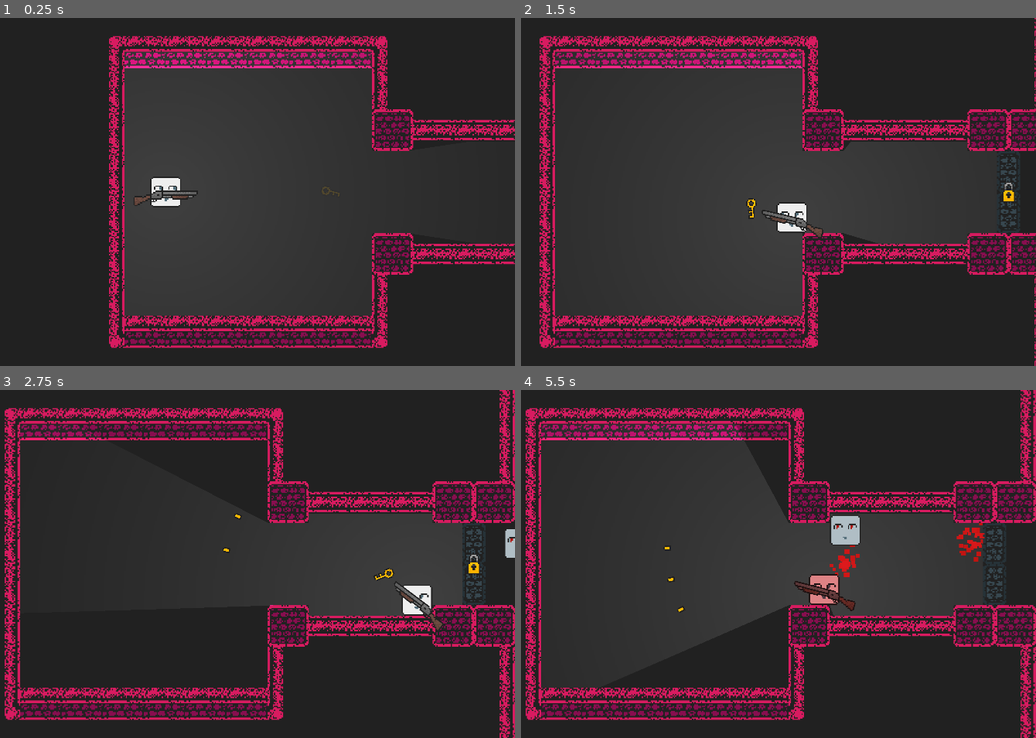
Above: before the commit, frames 1-4 (two rows, left to right).
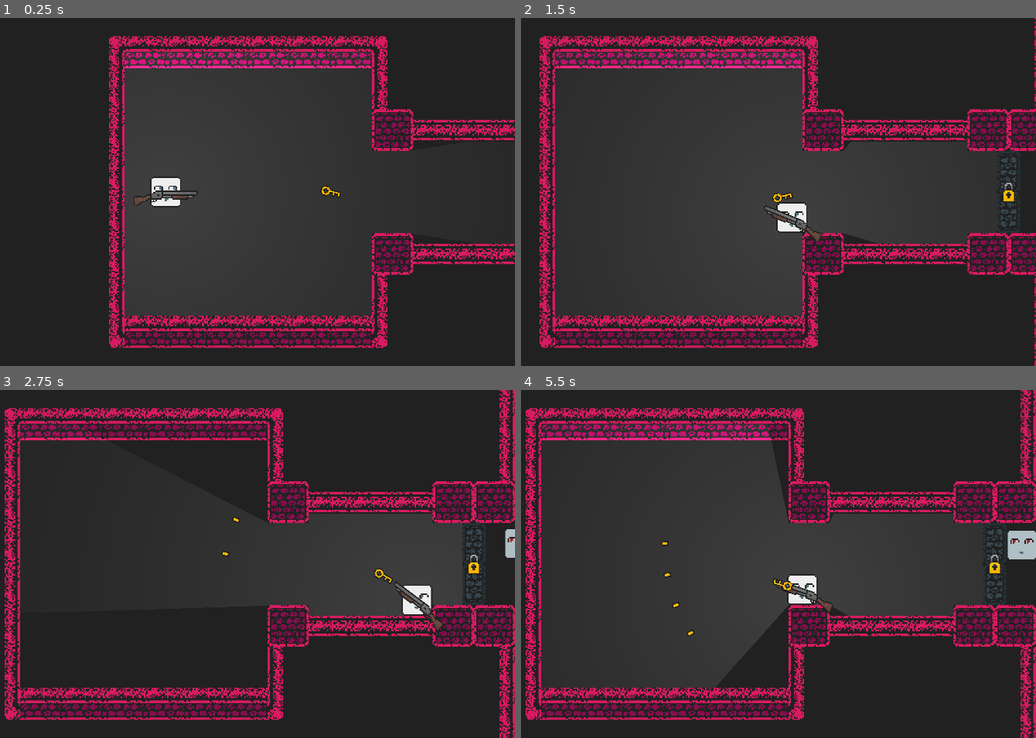
Above: after the commit, the same moments.

Repository: desyatkoff/shapekilla
Game: Godot game, scene res://world.tscn
The game is run twice, just before and just after one commit, with the same random seed, the same clock (stepped at 60 frames per second) and the same inputs.
Inputs (mouse positions are in pixels of both pictures, inside the frame that each line leads up to):
- Up to frame 1 (0.25 s): no input
- Up to frame 2 (1.5 s): tap Enter at 0.5 s; move the mouse to (860, 174) at 0.52 s; hold D (right) 0.53-1.28 s; click (860, 174) at 0.6 s; tap Q (drop, bound only after the commit) at 0.8, 1.35 s; move the mouse to (603, 209) at 1.27 s; hold S (down) from 1.28 s (still down)
- Up to frame 3 (2.75 s): tap E (use, bound only after the commit) at 1.55, 2.1 s; move the mouse to (267, 487) at 2.02 s; release S (down) at 2.03 s; hold D (right) from 2.03 s (still down); click (267, 487) at 2.3 s
- Up to frame 4 (5.5 s): move the mouse to (696, 633) at 2.77 s; release D (right) at 2.78 s; hold W (up) 2.78-3.53 s; click (696, 633) at 2.85 s; tap Q (drop, bound only after the commit) at 3.05, 3.6, 5.3 s; move the mouse to (912, 616) at 3.52 s; hold A (left) 3.53-5.03 s; tap E (use, bound only after the commit) at 3.8, 4.35 s; move the mouse to (541, 511) at 4.27 s; click (541, 511) at 4.55 s; move the mouse to (757, 564) at 5.02 s; hold S (down) from 5.03 s (still down); click (757, 564) at 5.1 s

The runs differ from the first frame. In frame 1, less than 0.1% of the frame differs, in the area x 62-67%, y 48-52%; in frame 2, 0.5%; in frame 3, 0.1%; in frame 4, 3.0%, in the area x 27-100%, y 10-74%.

Commit message:
feat: items class, items drop/use, + other changes

Diff:
--- a/character.tscn
+++ b/character.tscn
@@ -16,6 +16,8 @@
 [node name="Body" type="Sprite2D" parent="." unique_id=2120351308]
 light_mask = 0
 
+[node name="WeaponSlot" type="Node2D" parent="." unique_id=1732380290]
+
 [node name="CollisionShape2D" type="CollisionShape2D" parent="." unique_id=720041274]
 shape = SubResource("RectangleShape2D_pjt0s")
 
--- a/doors.gd
+++ b/doors.gd
@@ -78,17 +78,10 @@
 	tween.tween_property(door0, "position:y", door0_y, move_time)
 	tween.parallel().tween_property(door1, "position:y", door1_y, move_time)
 
-func _on_character_detector_body_entered(body: Node2D) -> void:
+func _on_detector_body_entered(body: Node2D) -> void:
+	if body is Character and not is_locked:
+		open()
+
+func _on_detector_body_exited(body: Node2D) -> void:
 	if body is Character:
-		if body is Player:
-			for child in body.get_children():
-				if child is Key and is_locked:
-					child.queue_free()
-					unlock()
-
-		if not is_locked and not is_open:
-			open()
-
-func _on_character_detector_body_exited(body: Node2D) -> void:
-	if body is Character and is_open:
 		close()
--- a/doors.tscn
+++ b/doors.tscn
@@ -49,11 +49,11 @@
 visible = false
 texture = ExtResource("3_cb6k2")
 
-[node name="CharacterDetector" type="Area2D" parent="." unique_id=1726779399]
-collision_mask = 7
+[node name="Detector" type="Area2D" parent="." unique_id=1726779399]
+collision_mask = 23
 
-[node name="CollisionShape2D" type="CollisionShape2D" parent="CharacterDetector" unique_id=1718209461]
+[node name="CollisionShape2D" type="CollisionShape2D" parent="Detector" unique_id=1718209461]
 shape = SubResource("RectangleShape2D_cb6k2")
 
-[connection signal="body_entered" from="CharacterDetector" to="." method="_on_character_detector_body_entered"]
-[connection signal="body_exited" from="CharacterDetector" to="." method="_on_character_detector_body_exited"]
+[connection signal="body_entered" from="Detector" to="." method="_on_detector_body_entered"]
+[connection signal="body_exited" from="Detector" to="." method="_on_detector_body_exited"]
--- a/enemy_character.tscn
+++ b/enemy_character.tscn
@@ -8,10 +8,10 @@
 collision_mask = 7
 script = ExtResource("2_10xie")
 
-[node name="NavigationAgent2D" type="NavigationAgent2D" parent="." index="2" unique_id=1852310886]
+[node name="NavigationAgent2D" type="NavigationAgent2D" parent="." index="3" unique_id=1852310886]
 path_postprocessing = 1
 
-[node name="NavigationTimer" type="Timer" parent="." index="3" unique_id=1724313359]
+[node name="NavigationTimer" type="Timer" parent="." index="4" unique_id=1724313359]
 wait_time = 0.5
 autostart = true
 
--- /dev/null
+++ b/item.gd
@@ -0,0 +1,58 @@
+extends Node2D
+class_name Item
+
+@onready var sprite = $Sprite
+@onready var hitbox = $Hitbox
+
+@onready var items_container = get_tree().current_scene.get_node("ItemsContainer")
+
+var item_owner: Player
+
+var tween: Tween
+
+func _ready() -> void:
+	if tween and tween.is_running():
+		tween.kill()
+
+	sprite.self_modulate = Color.TRANSPARENT
+
+	tween = create_tween()
+	tween.set_trans(Tween.TRANS_SINE)
+	tween.set_ease(Tween.EASE_IN_OUT)
+	tween.tween_property(sprite, "self_modulate", Color.WHITE, 0.25)
+
+func _process(delta: float) -> void:
+	rotate(delta)
+
+	if item_owner:
+		global_position = global_position.move_toward(
+			item_owner.item_slot.global_position + item_owner.item_slot.global_transform.x * 32,
+			32.0 * delta
+		)
+
+func _on_hitbox_body_entered(body: Node2D) -> void:
+	if body is Player and not body.item:
+		item_owner = body
+		item_owner.item = self
+
+		call_deferred("reparent", body.item_slot)
+
+func drop() -> void:
+	item_owner.item = null
+	item_owner = null
+
+	call_deferred("reparent", items_container)
+
+func use() -> void:
+	if tween and tween.is_running():
+		tween.kill()
+
+	tween = create_tween()
+	tween.set_trans(Tween.TRANS_SINE)
+	tween.set_ease(Tween.EASE_IN_OUT)
+	tween.tween_property(sprite, "self_modulate", Color.TRANSPARENT, 0.25)
+
+	item_owner.item = null
+	item_owner = null
+
+	queue_free()
--- /dev/null
+++ b/item.tscn
@@ -0,0 +1,17 @@
+[gd_scene format=3 uid="uid://l2mfkmpjnyar"]
+
+[ext_resource type="Script" uid="uid://ch60iu85jug2c" path="res://item.gd" id="1_tnite"]
+
+[node name="Item" type="Node2D" unique_id=23840998]
+script = ExtResource("1_tnite")
+
+[node name="Sprite" type="Sprite2D" parent="." unique_id=1005126698]
+light_mask = 0
+
+[node name="Hitbox" type="Area2D" parent="." unique_id=2015985157]
+collision_layer = 16
+collision_mask = 3
+
+[node name="CollisionShape2D" type="CollisionShape2D" parent="Hitbox" unique_id=1493202748]
+
+[connection signal="body_entered" from="Hitbox" to="." method="_on_hitbox_body_entered"]
--- a/key.gd
+++ b/key.gd
@@ -1,20 +1,18 @@
-extends Sprite2D
+extends Item
 class_name Key
 
-func _ready() -> void:
-	self_modulate = Color.TRANSPARENT
+func use() -> void:
+	for area in hitbox.get_overlapping_areas():
+		if area.get_parent() is Doors:
+			if tween and tween.is_running():
+				tween.kill()
 
-	var tween = create_tween()
-	tween.set_trans(Tween.TRANS_SINE)
-	tween.set_ease(Tween.EASE_IN_OUT)
-	tween.tween_property(self, "self_modulate", Color.WHITE, 1)
+			tween = create_tween()
+			tween.set_trans(Tween.TRANS_SINE)
+			tween.set_ease(Tween.EASE_IN_OUT)
+			tween.tween_property(sprite, "self_modulate", Color.TRANSPARENT, 0.25)
 
-func _process(delta: float) -> void:
-	rotate(delta)
+			area.get_parent().unlock()
+			area.get_parent().open()
 
-	if get_parent() is Player:
-		position = get_parent().weapon.sprite.transform.x.normalized() * 32
-
-func _on_hitbox_body_entered(body: Node2D) -> void:
-	if body is Player:
-		call_deferred("reparent", body)
+			tween.finished.connect(queue_free)
--- a/key.tscn
+++ b/key.tscn
@@ -1,21 +1,17 @@
 [gd_scene format=3 uid="uid://b72872psfpjl0"]
 
+[ext_resource type="PackedScene" uid="uid://l2mfkmpjnyar" path="res://item.tscn" id="1_p0yg6"]
 [ext_resource type="Texture2D" uid="uid://cdt181rywfujr" path="res://key.png" id="1_up4cr"]
-[ext_resource type="Script" uid="uid://s88pfoaubvam" path="res://key.gd" id="2_p0yg6"]
+[ext_resource type="Script" uid="uid://5obb4sy2npwd" path="res://key.gd" id="2_p0yg6"]
 
-[sub_resource type="RectangleShape2D" id="RectangleShape2D_p0yg6"]
+[sub_resource type="RectangleShape2D" id="RectangleShape2D_krfvd"]
 size = Vector2(16, 8)
 
-[node name="Key" type="Sprite2D" unique_id=239523185]
-light_mask = 0
-texture = ExtResource("1_up4cr")
+[node name="Key" unique_id=23840998 instance=ExtResource("1_p0yg6")]
 script = ExtResource("2_p0yg6")
 
-[node name="Hitbox" type="Area2D" parent="." unique_id=545606554]
-collision_layer = 16
-collision_mask = 19
+[node name="Sprite" parent="." index="0" unique_id=1005126698]
+texture = ExtResource("1_up4cr")
 
-[node name="CollisionShape2D" type="CollisionShape2D" parent="Hitbox" unique_id=195608913]
-shape = SubResource("RectangleShape2D_p0yg6")
-
-[connection signal="body_entered" from="Hitbox" to="." method="_on_hitbox_body_entered"]
+[node name="CollisionShape2D" parent="Hitbox" parent_id_path=PackedInt32Array(2015985157) index="0" unique_id=1493202748]
+shape = SubResource("RectangleShape2D_krfvd")
--- a/melee_combat.gd
+++ b/melee_combat.gd
@@ -2,6 +2,8 @@
 class_name MeleeCombat
 
 @onready var hitbox = $Hitbox
+
+@onready var debris_container = get_tree().current_scene.get_node("DebrisContainer")
 
 @onready var blood_scene = preload("res://blood_particles.tscn")
 
@@ -28,4 +30,4 @@
 					var blood_instance = blood_scene.instantiate()
 					blood_instance.global_position = body.global_position
 
-					get_tree().current_scene.get_node("Debris").add_child(blood_instance)
+					debris_container.add_child(blood_instance)
--- a/melee_enemy.tscn
+++ b/melee_enemy.tscn
@@ -14,7 +14,7 @@
 region_enabled = true
 region_rect = Rect2(0, 0, 32, 32)
 
-[node name="MeleeCombat" parent="Body" index="0" unique_id=760112493 instance=ExtResource("4_wh6ed")]
+[node name="MeleeCombat" parent="WeaponSlot" parent_id_path=PackedInt32Array(1732380290) index="0" unique_id=760112493 instance=ExtResource("4_wh6ed")]
 
-[node name="FiniteStateMachine" parent="." index="4" unique_id=1331044783]
+[node name="FiniteStateMachine" parent="." index="5" unique_id=1331044783]
 script = ExtResource("4_j2cp2")
--- a/player.gd
+++ b/player.gd
@@ -1,8 +1,11 @@
 extends Character
 class_name Player
 
+@onready var item_slot = $ItemSlot
 @onready var camera = $Camera2D
 @onready var light = $PointLight2D
+
+var item: Item
 
 func _process(delta: float) -> void:
 	health = clamp(health, 0, max_health)
@@ -16,7 +19,13 @@
 	weapon.sprite.rotation = lerp_angle(
 		weapon.sprite.rotation,
 		global_position.angle_to_point(get_global_mouse_position()),
-		10.0 * delta
+		8.0 * delta
+	)
+
+	item_slot.rotation = lerp_angle(
+		item_slot.rotation,
+		global_position.angle_to_point(get_global_mouse_position()),
+		4.0 * delta
 	)
 
 	var mouse_direction = (get_global_mouse_position() - global_position).normalized()
@@ -99,6 +108,12 @@
 	if Input.is_action_just_pressed("shoot"):
 		weapon.attack()
 
+	if Input.is_action_just_pressed("drop") and item:
+		item.drop()
+
+	if Input.is_action_just_pressed("use") and item:
+		item.use()
+
 func die() -> void:
 	fsm.set_state(fsm.states.dead)
 	body_sprite.region_rect = Rect2(32.0, 0.0, 32.0, 32.0)
--- a/player.tscn
+++ b/player.tscn
@@ -27,19 +27,21 @@
 region_enabled = true
 region_rect = Rect2(0, 0, 32, 32)
 
-[node name="Shotgun" parent="Body" index="0" unique_id=760112493 instance=ExtResource("4_sweqy")]
+[node name="Shotgun" parent="WeaponSlot" parent_id_path=PackedInt32Array(1732380290) index="0" unique_id=760112493 instance=ExtResource("4_sweqy")]
 position = Vector2(0, 5)
 
-[node name="Camera2D" type="Camera2D" parent="." index="2" unique_id=682037787]
+[node name="ItemSlot" type="Node2D" parent="." index="2" unique_id=1292593457]
+
+[node name="Camera2D" type="Camera2D" parent="." index="3" unique_id=682037787]
 zoom = Vector2(4, 4)
 limit_smoothed = true
 position_smoothing_enabled = true
 position_smoothing_speed = 4.0
 editor_draw_limits = true
 
-[node name="PointLight2D" type="PointLight2D" parent="." index="3" unique_id=1195821963]
+[node name="PointLight2D" type="PointLight2D" parent="." index="4" unique_id=1195821963]
 shadow_enabled = true
 texture = SubResource("GradientTexture2D_sweqy")
 
-[node name="FiniteStateMachine" parent="." index="4" unique_id=1331044783]
+[node name="FiniteStateMachine" parent="." index="6" unique_id=1331044783]
 script = ExtResource("4_hqtel")
--- a/project.godot
+++ b/project.godot
@@ -51,6 +51,16 @@
 "events": [Object(InputEventMouseButton,"resource_local_to_scene":false,"resource_name":"","device":-1,"window_id":0,"a …(258 unchanged characters)…
 ]
 }
+drop={
+"deadzone": 0.2,
+"events": [Object(InputEventKey,"resource_local_to_scene":false,"resource_name":"","device":-1,"window_id":0,"alt_pressed":false,"shift_pressed":false,"ctrl_pressed":false,"meta_pressed":false,"pressed":false,"keycode":0,"physical_keycode":81,"key_label":0,"unicode":113,"location":0,"echo":false,"script":null)
+]
+}
+use={
+"deadzone": 0.2,
+"events": [Object(InputEventKey,"resource_local_to_scene":false,"resource_name":"","device":-1,"window_id":0,"alt_pressed":false,"shift_pressed":false,"ctrl_pressed":false,"meta_pressed":false,"pressed":false,"keycode":0,"physical_keycode":69,"key_label":0,"unicode":101,"location":0,"echo":false,"script":null)
+]
+}
 
 [layer_names]
 
--- /dev/null
+++ b/projectile.gd
@@ -0,0 +1,46 @@
+extends Node2D
+class_name Projectile
+
+@onready var lifetime_timer = $LifetimeTimer
+
+@onready var debris_container = get_tree().current_scene.get_node("DebrisContainer")
+
+@onready var blood_scene = preload("res://blood_particles.tscn")
+
+var projectile_owner: Character
+var tween: Tween
+
+var damage: int
+
+func _ready() -> void:
+	lifetime_timer.wait_time = clamp(randf(), 0.25, 1)
+	lifetime_timer.start()
+
+func _process(delta: float) -> void:
+	move_local_x(320 * delta)
+
+func _on_hitbox_body_entered(body: Node2D) -> void:
+	if body != projectile_owner:
+		if body is Character:
+			body.health -= damage
+			body.velocity -= body.direction * 128
+
+			body.modulate = Color("#dd191d")
+
+			if tween and tween.is_running():
+				tween.kill()
+
+			tween = create_tween()
+			tween.set_trans(Tween.TRANS_SINE)
+			tween.set_ease(Tween.EASE_IN_OUT)
+			tween.tween_property(body, "modulate", Color.WHITE, 0.5)
+
+			var blood_instance = blood_scene.instantiate()
+			blood_instance.global_position = body.global_position
+
+			debris_container.add_child(blood_instance)
+		else:
+			queue_free()
+
+func _on_lifetime_timer_timeout() -> void:
+	queue_free()
--- /dev/null
+++ b/projectile.tscn
@@ -0,0 +1,22 @@
+[gd_scene format=3 uid="uid://thl2wr6hngl4"]
+
+[ext_resource type="Script" uid="uid://rm6xvl1oaphg" path="res://projectile.gd" id="1_a85iw"]
+
+[node name="Projectile" type="Node2D" unique_id=1269338056]
+script = ExtResource("1_a85iw")
+
+[node name="Sprite" type="Sprite2D" parent="." unique_id=2099972394]
+light_mask = 0
+
+[node name="Hitbox" type="Area2D" parent="." unique_id=536078275]
+collision_layer = 8
+collision_mask = 7
+
+[node name="CollisionShape2D" type="CollisionShape2D" parent="Hitbox" unique_id=626829708]
+
+[node name="LifetimeTimer" type="Timer" parent="." unique_id=1229854004]
+one_shot = true
+autostart = true
+
+[connection signal="body_entered" from="Hitbox" to="." method="_on_hitbox_body_entered"]
+[connection signal="timeout" from="LifetimeTimer" to="." method="_on_lifetime_timer_timeout"]
--- a/room.gd
+++ b/room.gd
@@ -2,6 +2,8 @@
 class_name Room
 
 signal cleared
+
+@onready var items_container = get_tree().current_scene.get_node("ItemsContainer")
 
 @onready var key_scene = preload("res://key.tscn")
 
@@ -21,4 +23,4 @@
 		key_instance.global_position = get_parent().global_position
 		key_instance.global_rotation = get_parent().global_rotation
 
-		get_tree().current_scene.call_deferred("add_child", key_instance)
+		items_container.call_deferred("add_child", key_instance)
--- a/shotgun.gd
+++ b/shotgun.gd
@@ -1,5 +1,7 @@
 extends Weapon
 class_name Shotgun
+
+@onready var debris_container = get_tree().current_scene.get_node("DebrisContainer")
 
 @onready var shotgun_projectile_scene = preload("res://shotgun_projectile.tscn")
 
@@ -20,9 +22,9 @@
 
 		for i in range(shotgun_shots / -2.0, shotgun_shots / 2.0):
 			var shotgun_projectile_instance = shotgun_projectile_scene.instantiate()
+			shotgun_projectile_instance.projectile_owner = weapon_owner
+			shotgun_projectile_instance.damage = damage
 			shotgun_projectile_instance.global_position = sprite.get_node("ProjectileSpawnPoint").global_position - Vector2(0.0, 3.0)
 			shotgun_projectile_instance.global_rotation = sprite.global_rotation + i * 0.2
-			shotgun_projectile_instance.weapon_owner = weapon_owner
-			shotgun_projectile_instance.damage = damage
 
-			get_tree().current_scene.get_node("Debris").add_child(shotgun_projectile_instance)
+			debris_container.add_child(shotgun_projectile_instance)
--- a/shotgun_projectile.gd
+++ b/shotgun_projectile.gd
@@ -1,43 +1,2 @@
-extends Sprite2D
-
-@onready var lifetime_timer = $Lifetime
-
-@onready var blood_scene = preload("res://blood_particles.tscn")
-
-var weapon_owner: Character
-var tween: Tween
-
-var damage: int
-
-func _ready() -> void:
-	lifetime_timer.wait_time = clamp(randf(), 0.25, 1)
-	lifetime_timer.start()
-
-func _process(delta: float) -> void:
-	move_local_x(320 * delta)
-
-func _on_hitbox_body_entered(body: Node2D) -> void:
-	if body != weapon_owner:
-		if body is Character:
-			body.health -= damage
-			body.velocity -= body.direction * 128
-
-			body.modulate = Color("#dd191d")
-
-			if tween and tween.is_running():
-				tween.kill()
-
-			tween = create_tween()
-			tween.set_trans(Tween.TRANS_SINE)
-			tween.set_ease(Tween.EASE_IN_OUT)
-			tween.tween_property(body, "modulate", Color.WHITE, 0.5)
-
-			var blood_instance = blood_scene.instantiate()
-			blood_instance.global_position = body.global_position
-
-			get_tree().current_scene.get_node("Debris").add_child(blood_instance)
-		else:
-			queue_free()
-
-func _on_lifetime_timeout() -> void:
-	queue_free()
+extends Projectile
+class_name ShotgunProjectile
--- a/shotgun_projectile.tscn
+++ b/shotgun_projectile.tscn
@@ -1,26 +1,17 @@
 [gd_scene format=3 uid="uid://bkvjj3xowhwyy"]
 
 [ext_resource type="Texture2D" uid="uid://c45wfdiljfrmu" path="res://shotgun_projectile.png" id="1_54cou"]
-[ext_resource type="Script" uid="uid://k81ngf7h0ec0" path="res://shotgun_projectile.gd" id="2_54cou"]
+[ext_resource type="PackedScene" uid="uid://thl2wr6hngl4" path="res://projectile.tscn" id="1_tqiwh"]
+[ext_resource type="Script" uid="uid://bhqr2kwx1jm7o" path="res://shotgun_projectile.gd" id="2_54cou"]
 
 [sub_resource type="RectangleShape2D" id="RectangleShape2D_54cou"]
 size = Vector2(6, 4)
 
-[node name="ShotgunProjectile" type="Sprite2D" unique_id=1789406845]
-light_mask = 0
-texture = ExtResource("1_54cou")
+[node name="ShotgunProjectile" unique_id=1269338056 instance=ExtResource("1_tqiwh")]
 script = ExtResource("2_54cou")
 
-[node name="Hitbox" type="Area2D" parent="." unique_id=1789854053]
-collision_layer = 8
-collision_mask = 7
+[node name="Sprite" parent="." index="0" unique_id=2099972394]
+texture = ExtResource("1_54cou")
 
-[node name="CollisionShape2D" type="CollisionShape2D" parent="Hitbox" unique_id=864096442]
+[node name="CollisionShape2D" parent="Hitbox" parent_id_path=PackedInt32Array(536078275) index="0" unique_id=626829708]
 shape = SubResource("RectangleShape2D_54cou")
-
-[node name="Lifetime" type="Timer" parent="." unique_id=938931211]
-one_shot = true
-autostart = true
-
-[connection signal="body_entered" from="Hitbox" to="." method="_on_hitbox_body_entered"]
-[connection signal="timeout" from="Lifetime" to="." method="_on_lifetime_timeout"]
--- a/world.tscn
+++ b/world.tscn
@@ -18,12 +18,14 @@
 [node name="Background" type="Sprite2D" parent="." unique_id=480246919]
 texture = SubResource("GradientTexture2D_036b0")
 
-[node name="Debris" type="Node2D" parent="." unique_id=1849396936]
+[node name="DebrisContainer" type="Node2D" parent="." unique_id=1849396936]
 
 [node name="Map" parent="." unique_id=1249936917 instance=ExtResource("1_f3sb7")]
 
+[node name="ItemsContainer" type="Node2D" parent="." unique_id=1203922790]
+
+[node name="Key" parent="ItemsContainer" unique_id=23840998 instance=ExtResource("3_tlwt5")]
+position = Vector2(64, 0)
+
 [node name="Player" parent="." unique_id=757774300 instance=ExtResource("2_fj7yv")]
 position = Vector2(-64, 0)
-
-[node name="Key" parent="." unique_id=239523185 instance=ExtResource("3_tlwt5")]
-position = Vector2(64, 0)
Not shown, added: item.gd.uid
Not shown, changed: key.gd.uid
Not shown, added: projectile.gd.uid
Not shown, changed: shotgun_projectile.gd.uid
